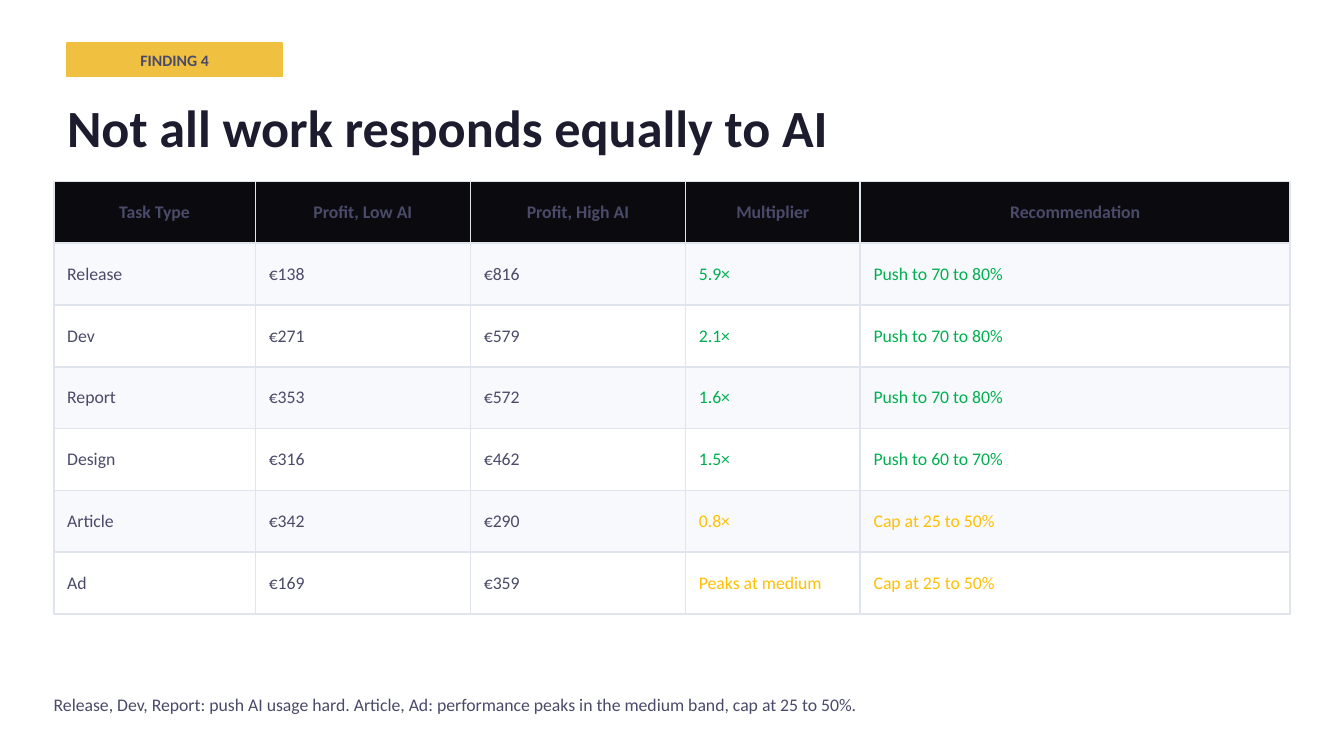
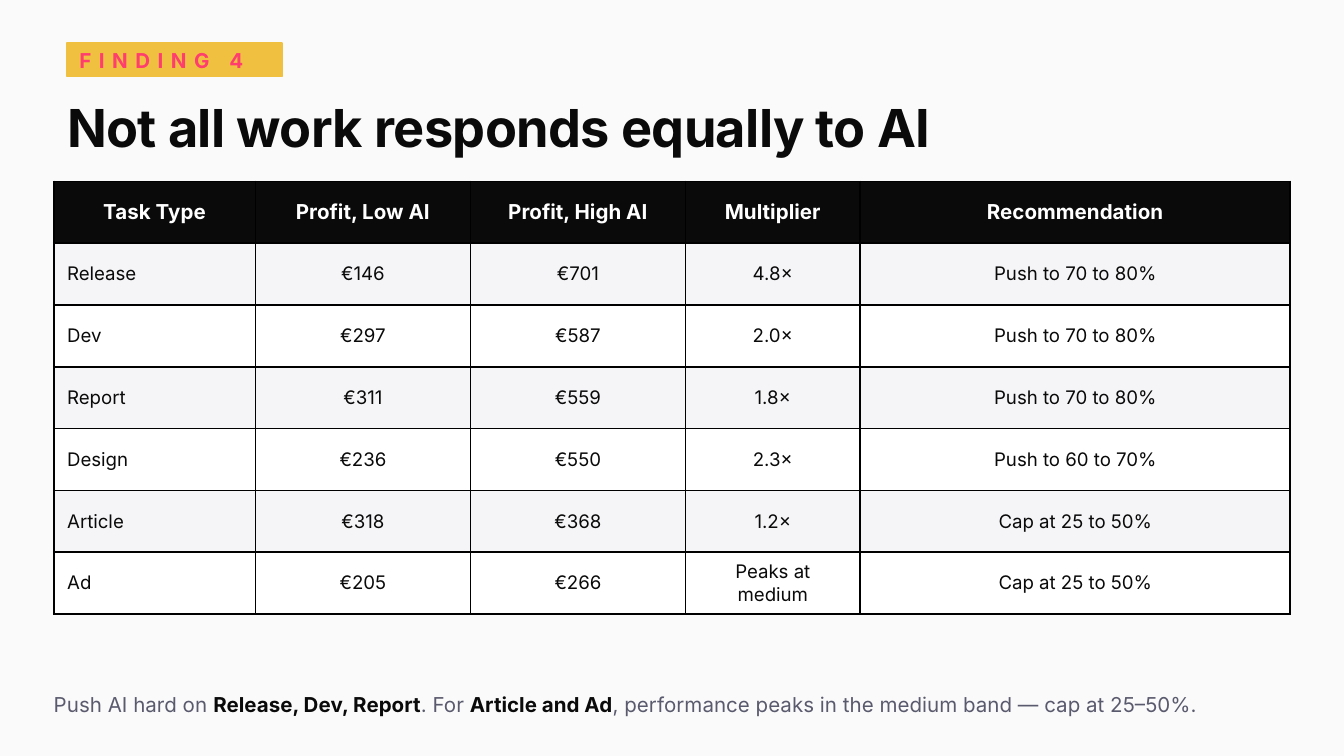
Before and after one commit to tabbba/Machine-Learning-810161, a slide deck: slide 8 of ai_productivity_alkemy_final.pptx. Drawn at 1344x756 pixels with LibreOffice and Linux fonts; fonts in the diff are those of the drawing. Boxes give left, top, right and bottom in pixels: in the first picture for what was removed or moved away, otherwise in the second. Text is boxed around its words. In the diff, an @@ line names an element or a change of style, - is before the commit and + after.

```diff
--- a/ai_productivity_alkemy_final.pptx
+++ b/ai_productivity_alkemy_final.pptx
@@ background #FFFFFF to #FAFAFA @@
@@ text "FINDING 4" at (79, 53, 243, 68): size 8.5 to 11 pt, font Calibri to Inter, text colour #4A4A6A to #FF3D6E, letter spacing 0 to 4 pt; alignment centre to left @@
@@ text "Not all work responds equally ..." at (67, 109, 930, 158): font Calibri to Inter, text colour #1C1C2E to #0A0A0A, letter spacing 0 to -0.3 pt @@
@@ table at (54, 181, 1290, 614) @@
-row 2: Release | €138 | €816 | 5.9× | Push to 70 to 80%
+row 2: Release | €146 | €701 | 4.8× | Push to 70 to 80%
-row 3: Dev | €271 | €579 | 2.1× | Push to 70 to 80%
+row 3: Dev | €297 | €587 | 2.0× | Push to 70 to 80%
-row 4: Report | €353 | €572 | 1.6× | Push to 70 to 80%
+row 4: Report | €311 | €559 | 1.8× | Push to 70 to 80%
-row 5: Design | €316 | €462 | 1.5× | Push to 60 to 70%
+row 5: Design | €236 | €550 | 2.3× | Push to 60 to 70%
-row 6: Article | €342 | €290 | 0.8× | Cap at 25 to 50%
+row 6: Article | €318 | €368 | 1.2× | Cap at 25 to 50%
-row 7, column 2: €169
+row 7, column 2: €205
-row 7, column 3: €359
+row 7, column 3: €266
@@ fill #0B0B0F to #0A0A0A in row 1 @@
@@ fill #F8F9FC to #F5F5F8 in 15 cells @@
@@ size 9.5 to 11 pt, text colour #4A4A6A to #FFFFFF in "Task Type", "Profit, Low AI", "Profit, High AI", "Multiplier" and 1 more places @@
@@ font Calibri to Inter in "Task Type", "Profit, Low AI", "Profit, High AI", "Multiplier" and 14 more places @@
@@ size 9.5 to 10 pt in "Release", "Push to 70 to 80%", "Dev", "Push to 70 to 80%" and 9 more places @@
@@ text colour #4A4A6A to #0A0A0A in "Release", "Dev", "Report", "Design" and 2 more places @@
@@ text colour #00B050 to #0A0A0A in "Push to 70 to 80%", "Push to 70 to 80%", "Push to 70 to 80%", "Push to 60 to 70%" @@
@@ text colour #FFC000 to #0A0A0A in "Cap at 25 to 50%", "Peaks at medium", "Cap at 25 to 50%" @@
@@ alignment left to centre @@
@@ borders changed @@
@@ text at (54, 696, 1196, 717): text changed; size 9.5 to 11 pt; font Calibri to Inter; text colour #4A4A6A to #5A5A6E @@
-Release, Dev, Report: push AI usage hard. Article, Ad: performance peaks in the medium band, cap at 25 to 50%.
+Push AI hard on Release, Dev, Report. For Article and Ad, performance peaks in the medium band — cap at 25–50%.
```
Also in this commit, not shown: 14 other slides changed, 2 other files.
